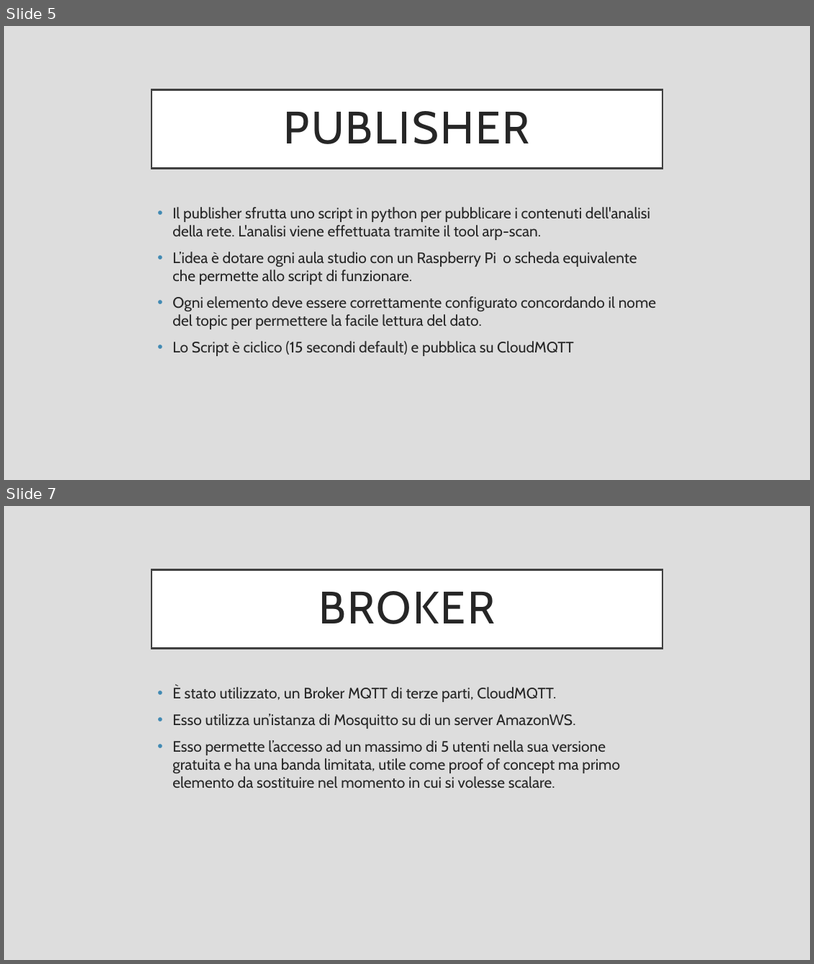
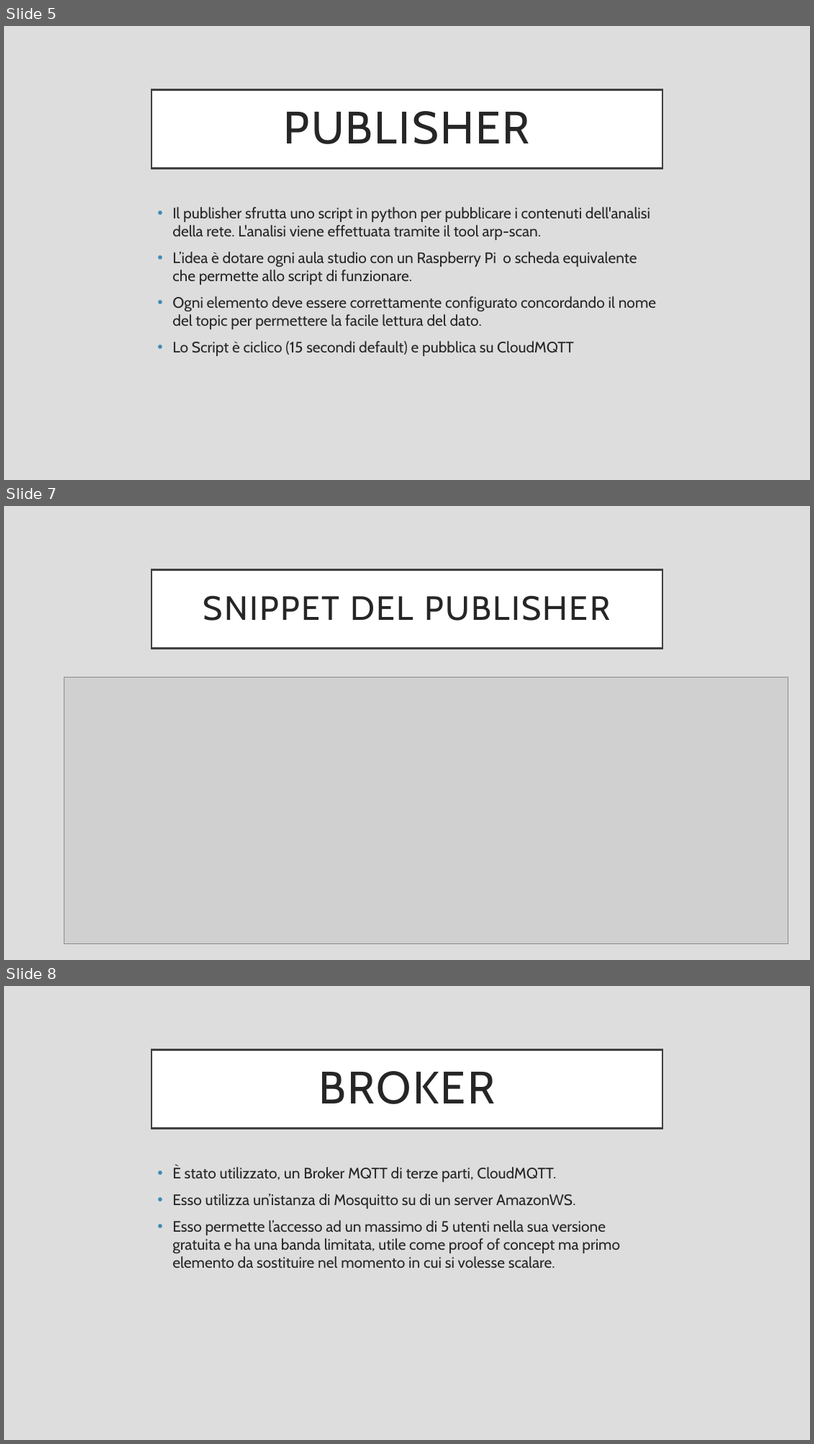
Before and after one commit to franzqat/SMART-CROWD, a slide deck: SmartCrowd.pptx. Shown one above the other, each under a label of ours: slides 5 and 7 before the commit, slides 5, 7 and 8 after it; the slides between them are not shown. The pictures are 814x964 and 814x1444 pixels, drawn with LibreOffice and Linux fonts; fonts in the diff are those of the drawing; grey boxes stand for pictures. Boxes give left, top, right and bottom in pixels: in the first picture for what was removed or moved away, otherwise in the second. Text is boxed around its words. In the diff, an @@ line names an element or a change of style, - is before the commit and + after.

```diff
--- a/SmartCrowd.pptx
+++ b/SmartCrowd.pptx
@@ slide 7 added at (4,506,810,960), background #DDDDDD @@
@@ title added at (152,569,663,648), fill #FFFFFF, outline #404040 2.5 pt, 40 pt, text #262626 @@
+SNIPPET DEL PUBLISHER
@@ picture added at (64,677,790,943) @@
@@ what was slide 7 is now slide 8 @@
```
Also in this commit, not shown: 1 slide changed.
